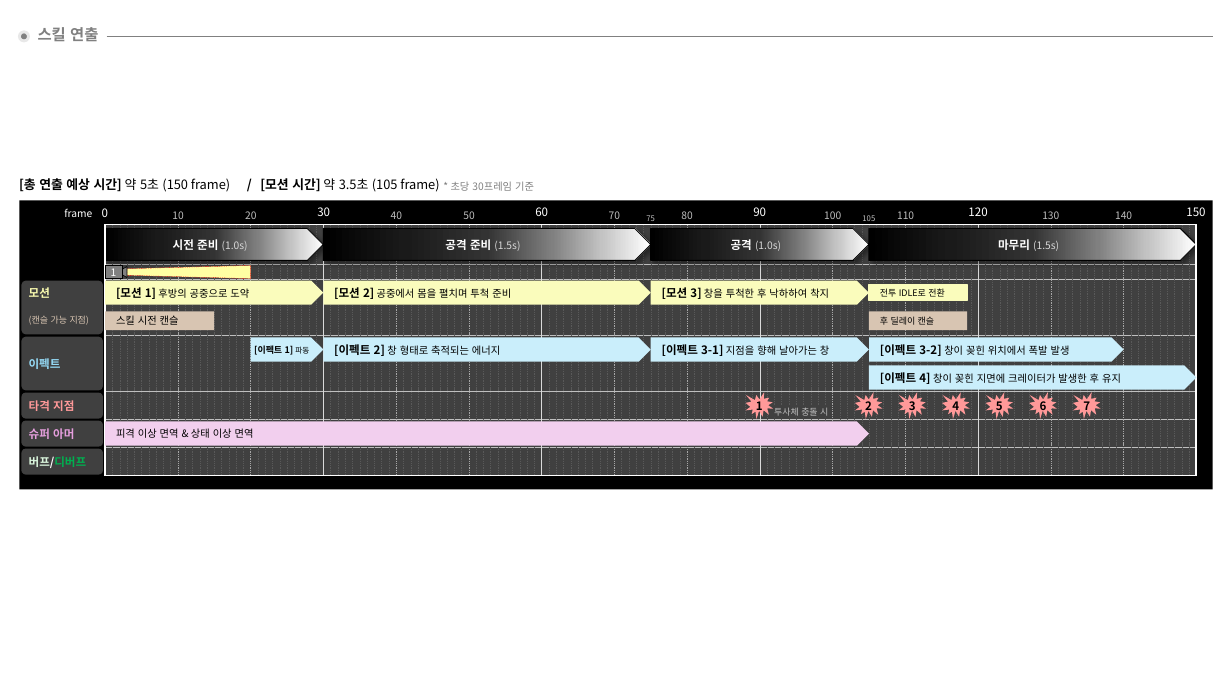
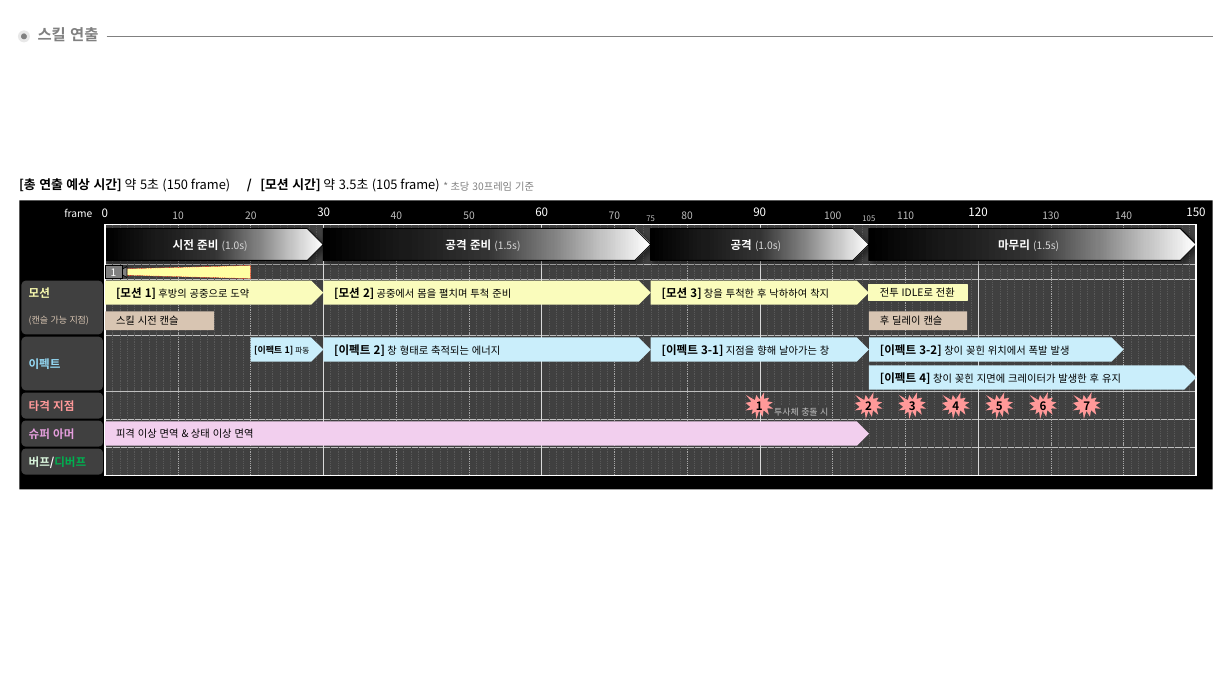
Before and after one commit to hjs0913/GameDesign, a slide deck: slide 3 of 로스트아크/창술사 역기획/스킬/[1차 각성기] 연가창식 은하유성탄.pptx. Drawn at 1232x693 pixels with LibreOffice and Linux fonts; fonts in the diff are those of the drawing. Boxes give left, top, right and bottom in pixels: in the first picture for what was removed or moved away, otherwise in the second. Text is boxed around its words. In the diff, an @@ line names an element or a change of style, - is before the commit and + after.

```diff
--- a/로스트아크/창술사 역기획/스킬/[1차 각성기] 연가창식 은하유성탄.pptx
+++ b/로스트아크/창술사 역기획/스킬/[1차 각성기] 연가창식 은하유성탄.pptx
@@ rectangle "전투 IDLE로 전환" at box(869, 285, 967, 300): size 7 to 8 pt @@
@@ rectangle "후 딜레이 캔슬" at box(869, 311, 967, 330): size 7 to 8 pt @@
```
Also in this commit, not shown: 2 other slides changed, 7 other files.
